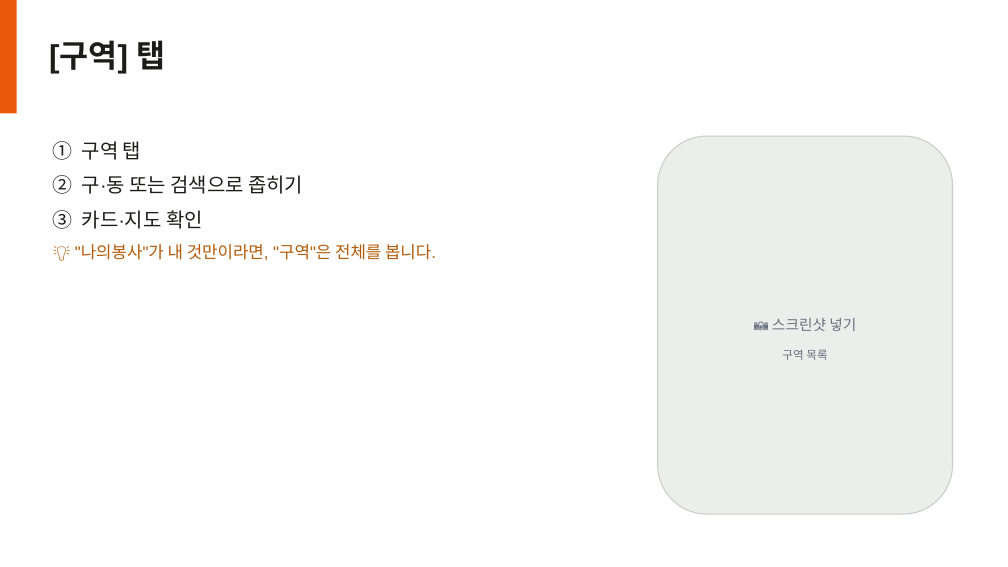
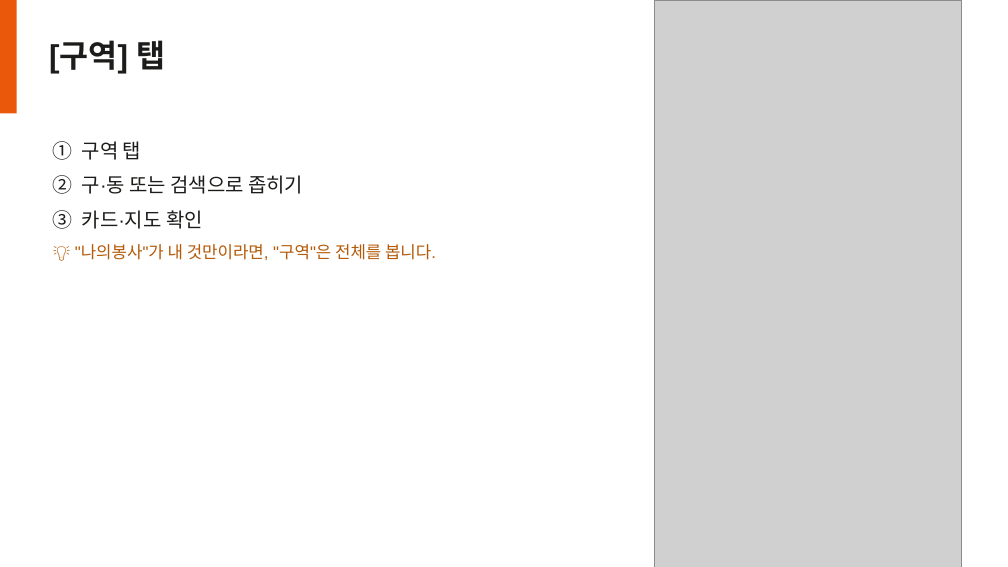
Before and after one commit to macgongming-beep/chinese-territory-app, a slide deck: slide 16 of docs/앱-사용법-봉사자-인도자.pptx (slide 15 before the commit). Drawn at 1008x567 pixels with LibreOffice and Linux fonts; fonts in the diff are those of the drawing; grey boxes stand for pictures. Boxes give left, top, right and bottom in pixels: in the first picture for what was removed or moved away, otherwise in the second. Text is boxed around its words. In the diff, an @@ line names an element or a change of style, - is before the commit and + after.

```diff
--- a/docs/앱-사용법-봉사자-인도자.pptx
+++ b/docs/앱-사용법-봉사자-인도자.pptx
@@ picture added at [655, 1, 962, 567] @@
@@ rounded rectangle removed at [658, 136, 953, 514] @@
@@ text removed at [772, 318, 856, 331] @@
-📷 스크린샷 넣기
@@ text removed at [782, 349, 827, 360] @@
-구역 목록
```
Also in this commit, not shown: 6 other slides changed, 1 slide added, 6 other files.
